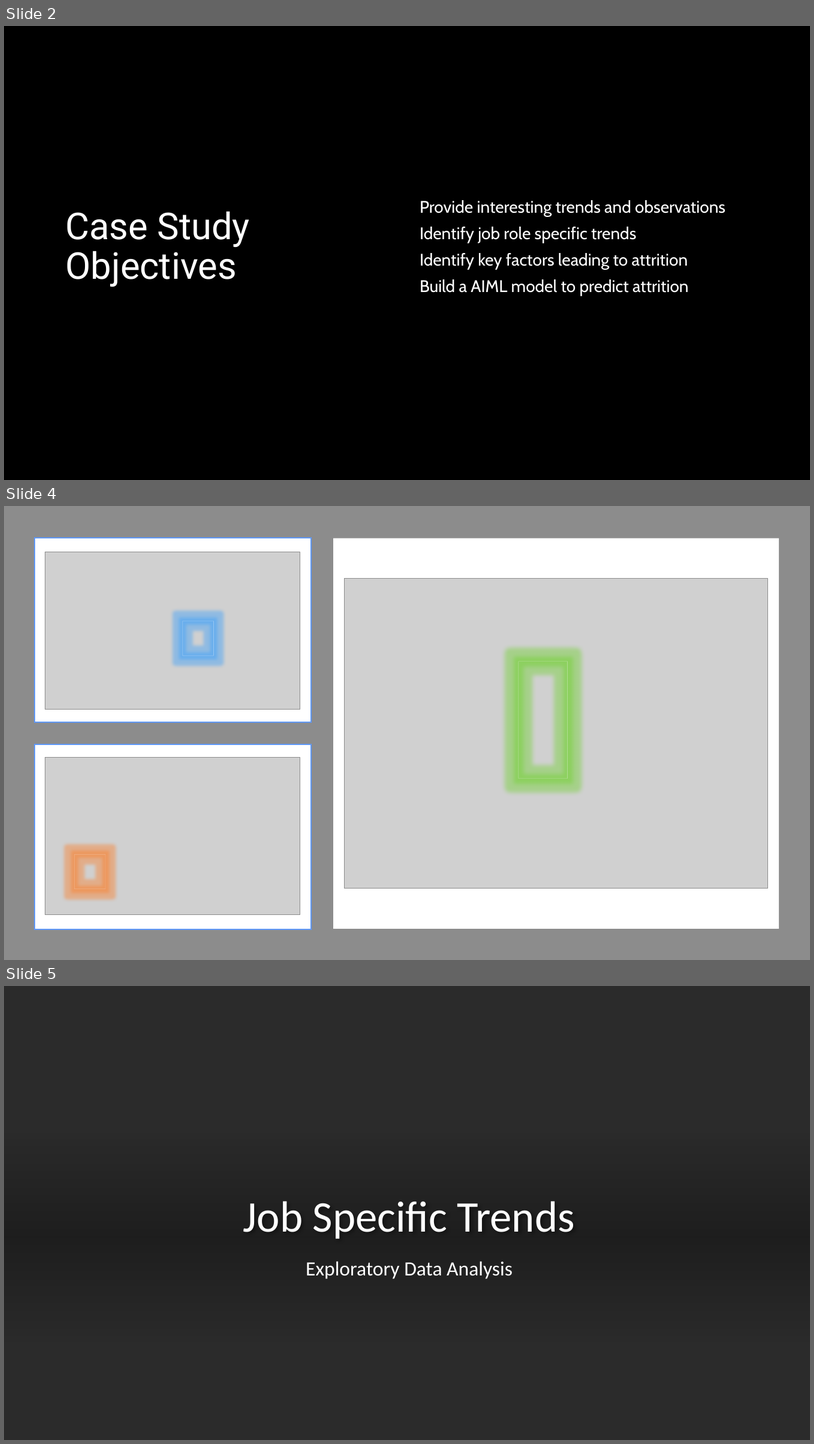
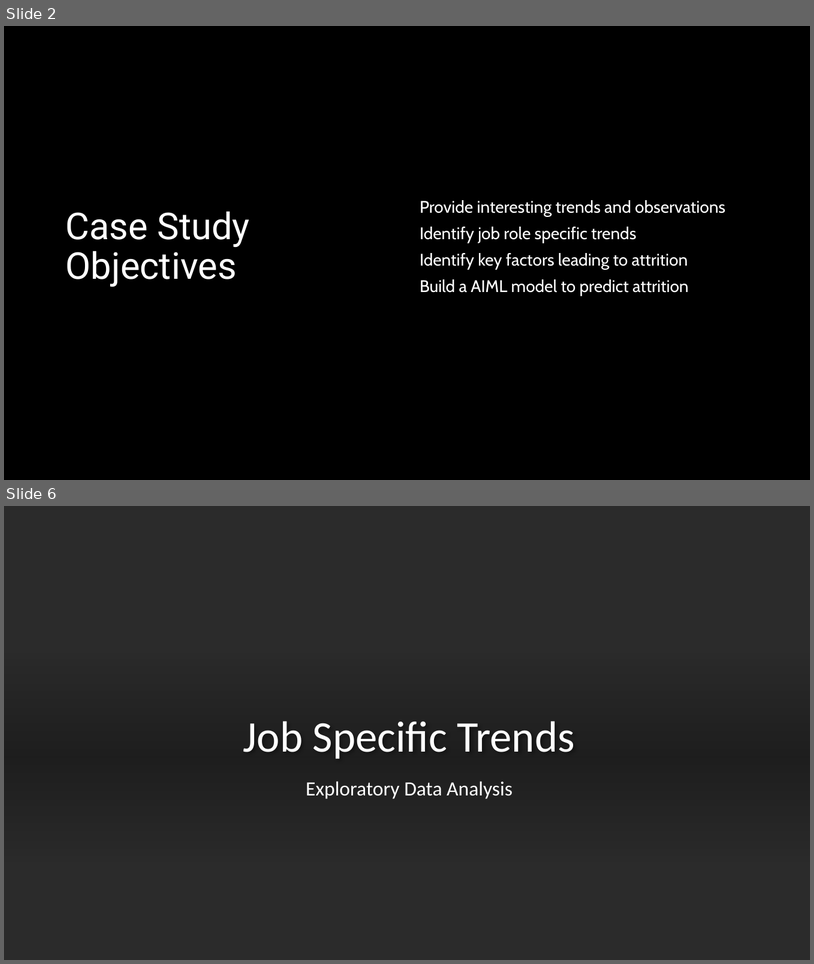
Before and after one commit to jjsmu/CaseStudy2DDS, a slide deck: CaseStudy2.pptx. Shown one above the other, each under a label of ours: slides 2, 4 and 5 before the commit, slides 2 and 6 after it; the slides between them are not shown. The pictures are 814x1444 and 814x964 pixels, drawn with LibreOffice and Linux fonts; fonts in the diff are those of the drawing; grey boxes stand for pictures; background and template pictures are left out; a plain dark background stands for a picture behind light text. Boxes give left, top, right and bottom in pixels: in the first picture for what was removed or moved away, otherwise in the second. Text is boxed around its words. In the diff, an @@ line names an element or a change of style, - is before the commit and + after.

```diff
--- a/CaseStudy2.pptx
+++ b/CaseStudy2.pptx
@@ slide 4 removed at (4,506,810,960), background #FFFFFF @@
@@ rectangle removed at (4,506,810,960) @@
@@ rectangle removed at (34,538,311,723) @@
@@ rectangle removed at (333,538,780,928) @@
@@ picture removed at (45,552,300,709) @@
@@ picture removed at (345,579,768,888) @@
@@ rectangle removed at (183,621,214,655) @@
@@ rectangle removed at (519,661,568,778) @@
@@ rectangle removed at (34,744,311,929) @@
@@ picture removed at (45,757,300,915) @@
@@ rectangle removed at (75,855,105,889) @@
@@ what was slide 5 is now slide 6 @@
```
Also in this commit, not shown: 4 slides changed, 8 slides added, 7 other slides removed.
